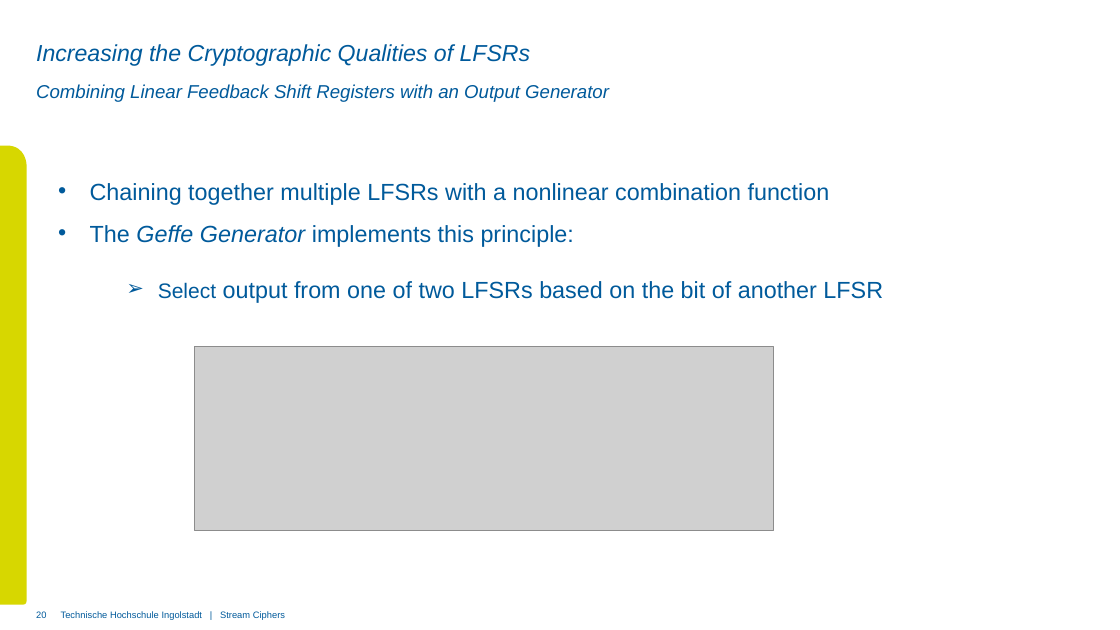
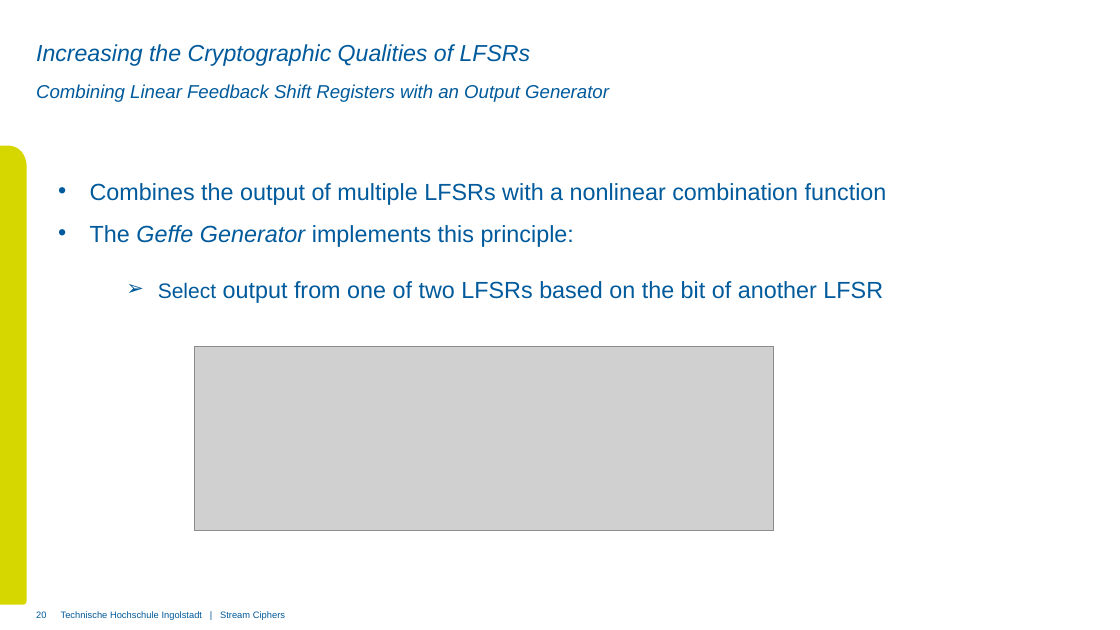
Before and after one commit to xThale/crypto-stream-ciphers, a slide deck: slide 20 of Präsentation/Presentation Unmerged Simon.pptx. Drawn at 1120x630 pixels with LibreOffice and Linux fonts; fonts in the diff are those of the drawing; grey boxes stand for pictures; background and template pictures are left out. Boxes give left, top, right and bottom in pixels: in the first picture for what was removed or moved away, otherwise in the second. Text is boxed around its words. In the diff, an @@ line names an element or a change of style, - is before the commit and + after.

```diff
--- a/Präsentation/Presentation Unmerged Simon.pptx
+++ b/Präsentation/Presentation Unmerged Simon.pptx
@@ text at [90, 183, 887, 205]: text changed @@
-• Chaining together multiple LFSRs with a nonlinear combination function
+• Combines the output of multiple LFSRs with a nonlinear combination function
```
Also in this commit, not shown: 2 other slides changed.
